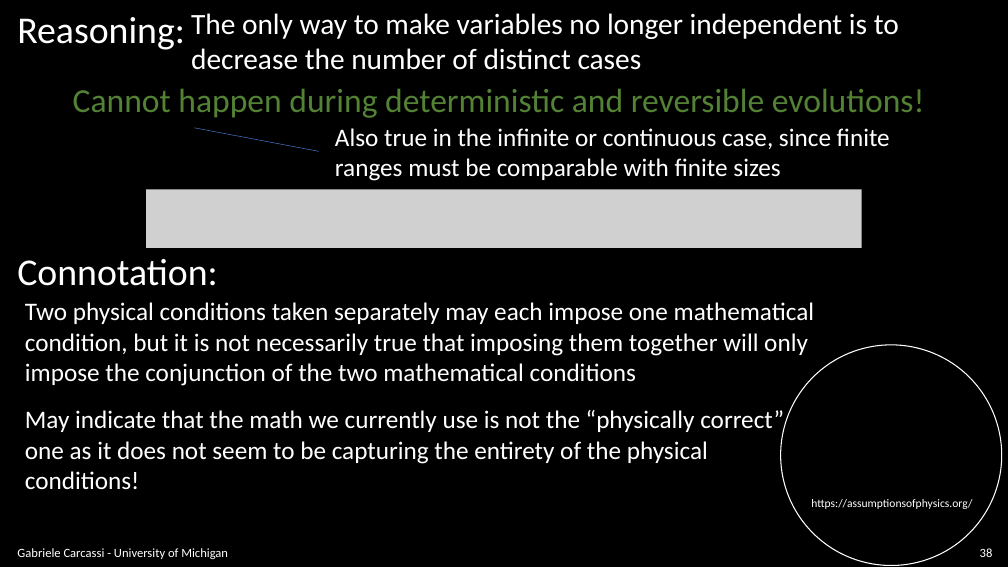
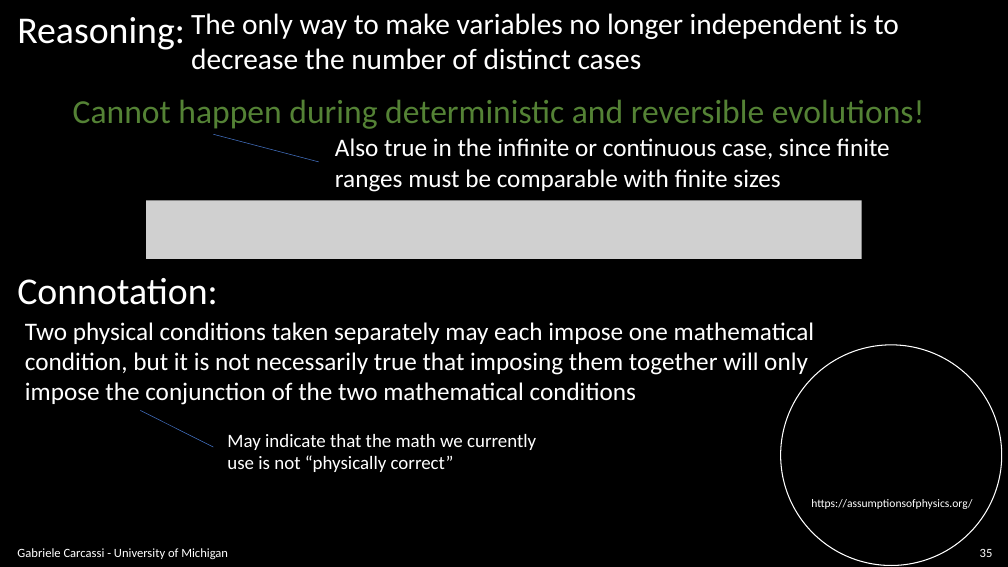
Before and after one commit to assumptionsofphysics/slides, a slide deck: slide 35 of BookCompanions-v2/RP-Class-4.pptx (slide 38 before the commit). Drawn at 1008x567 pixels with LibreOffice and Linux fonts; fonts in the diff are those of the drawing; grey boxes stand for pictures; background and template pictures are left out. Boxes give left, top, right and bottom in pixels: in the first picture for what was removed or moved away, otherwise in the second. Text is boxed around its words. In the diff, an @@ line names an element or a change of style, - is before the commit and + after.

```diff
--- a/BookCompanions-v2/RP-Class-4.pptx
+++ b/BookCompanions-v2/RP-Class-4.pptx
@@ line moved from (319, 151) - (194, 128) to (319, 162) - (213, 135) @@
@@ 2 texts, 1 picture: place and size @@
-2 texts, 1 picture at (73, 88, 925, 247)
+2 texts, 1 picture at (73, 99, 925, 259)
@@ text "Connotation:": place and size @@
-text "Connotation:" at (17, 259, 218, 286)
+text "Connotation:" at (17, 278, 218, 305)
@@ text "Two physical conditions taken separately ...": place and size @@
-text "Two physical conditions taken separately ..." at (25, 302, 814, 386)
+text "Two physical conditions taken separately ..." at (25, 322, 814, 405)
@@ line added from (213, 447) to (141, 411), #4472C4 0.5 pt @@
@@ text at (227, 434, 536, 472): text changed; size 24 to 18 pt @@
-May indicate that the math we currently use is not the “physically correct”
-one as it does not seem to be capturing the entirety of the physical
-conditions!
+May indicate that the math we currently
+use is not “physically correct”
@@ page number at (980, 549, 993, 557): text changed @@
-38
+35
```
Also in this commit, not shown: 15 other slides changed, 3 slides removed, 1 other file.
